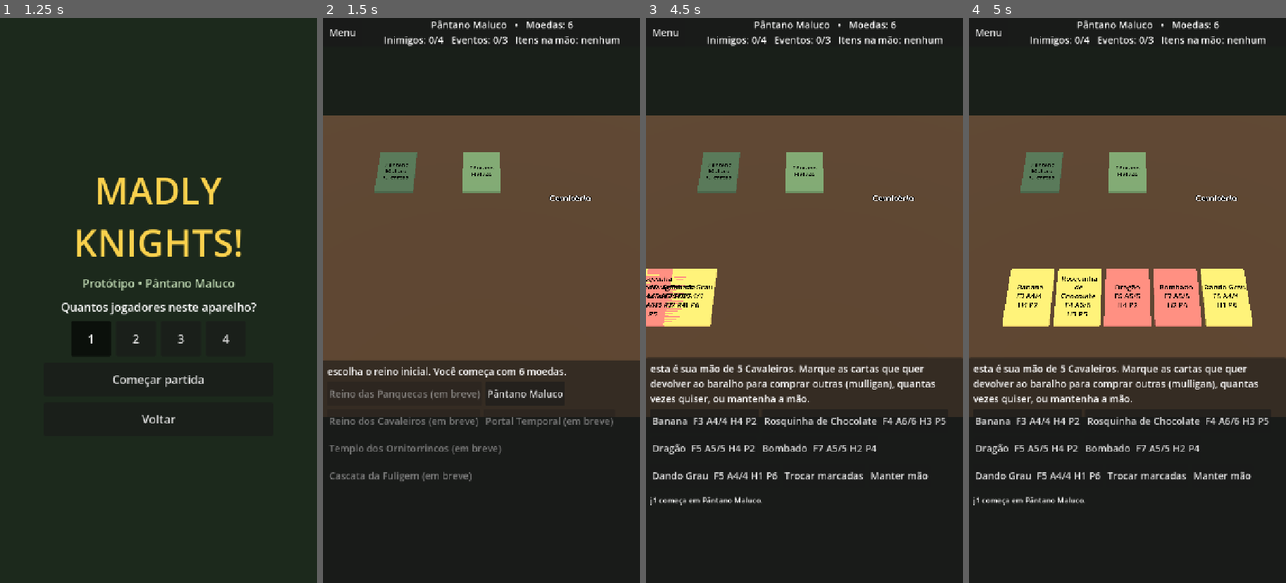
Above: before the commit, frames 1-4 (left to right).
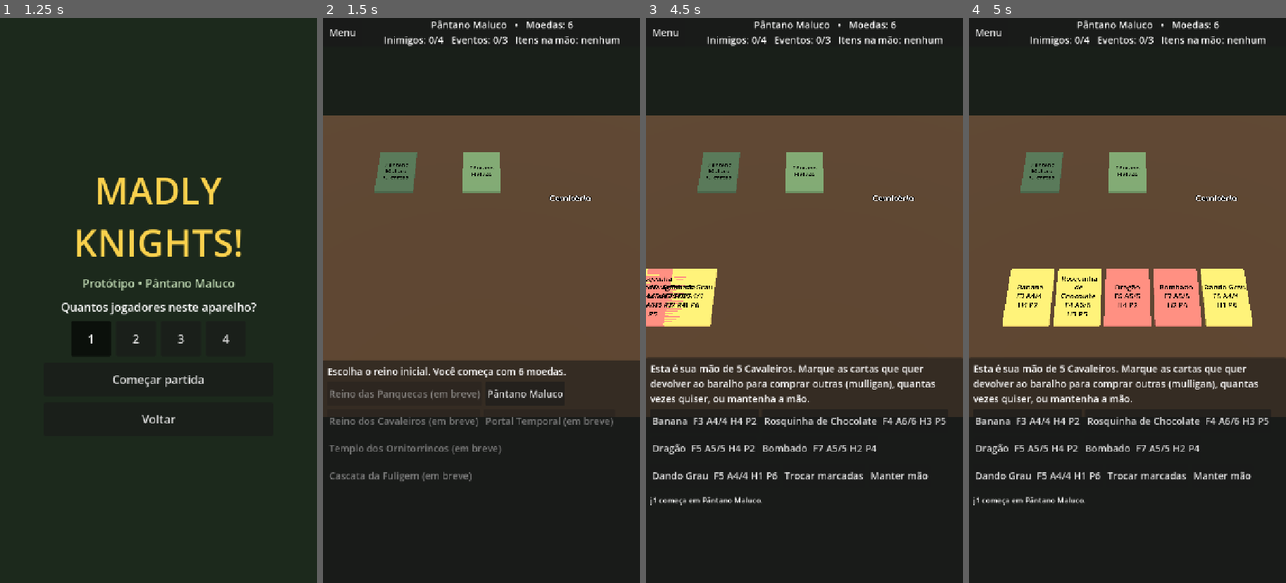
Above: after the commit, the same moments.

Repository: gabrielcamargols/Madly-Knights-
Game: Godot game, scene res://cenas/menu.tscn
Two runs of this game, one before a commit and one after it. Both use one fixed random seed, a clock stepped at 60 frames per second and the inputs below.
Inputs:
- Up to frame 1 (1.25 s): click "Jogar" at 0.5 s
- Up to frame 2 (1.5 s): click "Começar partida" at 1.25 s
- Up to frame 3 (4.5 s): click "Menu" at 2 s; click "Jogar" at 2.75 s; click "Começar partida" at 3.5 s; click "Pântano Maluco" at 4.25 s
- Up to frame 4 (5 s): no input

Frame 1 is identical in both runs. In frame 2, 0.4% of the frame differs, in the area x 1-77%, y 61-64%; in frame 3, 0.5%, in the area x 1-88%, y 61-64%; in frame 4, 0.5%.

Commit message:
Perguntas começam com maiúscula no modo solo
Co-Authored-By: Claude Opus 5.5 <noreply@anthropic.com>
Claude-Session: https://claude.ai/code/session_019CTdQ62Kcrqj4R4TCAnCR5

Diff:
--- a/scripts/apresentacao/principal.gd
+++ b/scripts/apresentacao/principal.gd
@@ -270,6 +270,8 @@
 
 
 func _perguntar(texto: String) -> void:
+	if not texto.is_empty():
+		texto = texto[0].to_upper() + texto.substr(1)
 	rotulo_pergunta.text = texto
 	for recipiente in [botoes, lista]:
 		for b in recipiente.get_children():
